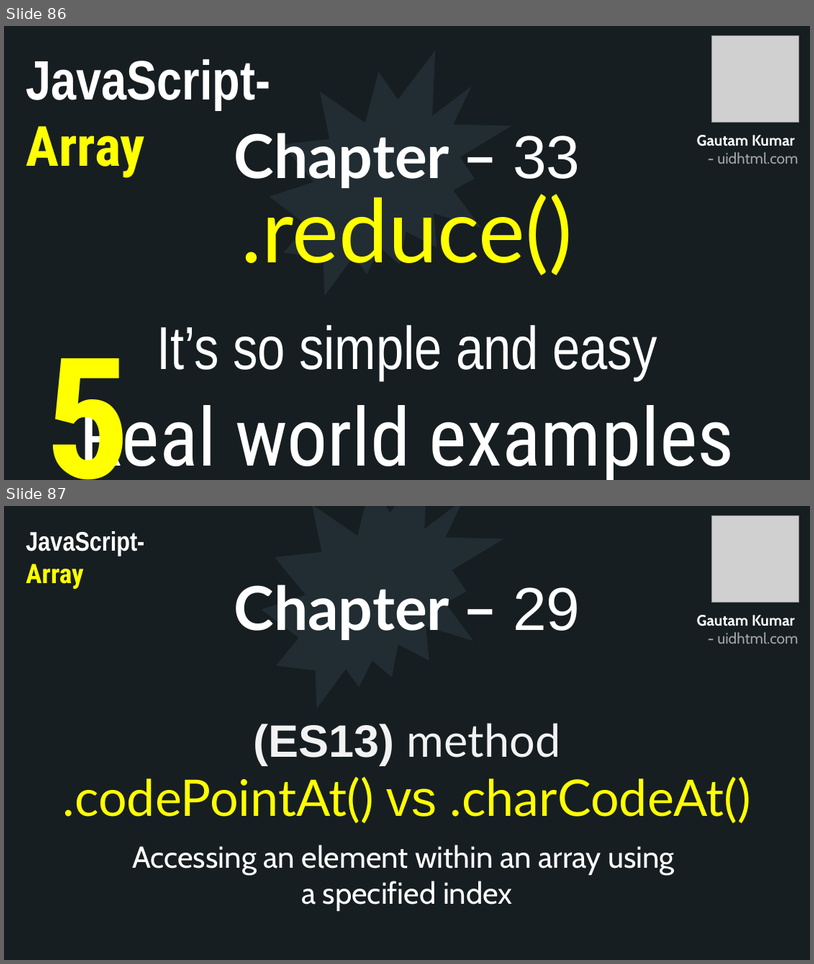
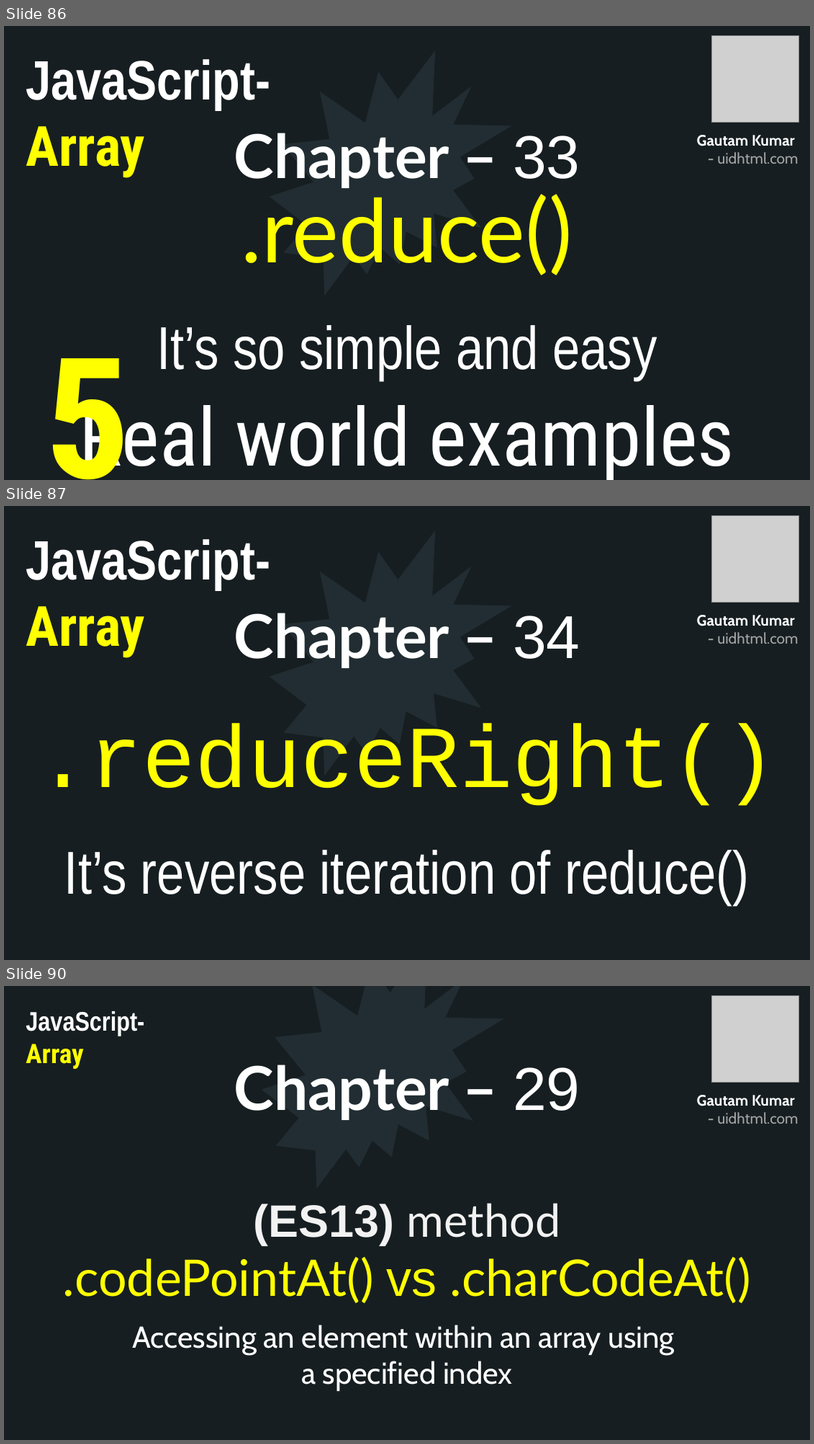
Before and after one commit to uidhtml/javascript-tutorials, a slide deck: Javascript Tutorials.pptx. Shown one above the other, each under a label of ours: slides 86 and 87 before the commit, slides 86, 87 and 90 after it; the slides between them are not shown. The pictures are 814x964 and 814x1444 pixels, drawn with LibreOffice and Linux fonts; fonts in the diff are those of the drawing; grey boxes stand for pictures. Boxes give left, top, right and bottom in pixels: in the first picture for what was removed or moved away, otherwise in the second. Text is boxed around its words. In the diff, an @@ line names an element or a change of style, - is before the commit and + after.

Commit message:
Added chapter 35

```diff
--- a/Javascript Tutorials.pptx
+++ b/Javascript Tutorials.pptx
@@ slide 87 added at (4, 506, 810, 960), background #2C3C43; not listed: 10 template elements that a slide beside it also shows @@
@@ rectangle added at (4, 506, 810, 960), fill #161E22 @@
@@ picture added at (712, 515, 800, 602) @@
@@ text added at (26, 539, 270, 658), 66 pt, text #FFFFFF, bold @@
+JavaScript- Array
@@ irregular seal added at (270, 530, 512, 775), fill #212D32 @@
@@ title added at (234, 613, 580, 668), 72 pt, text #FFFFFF, bold @@
+Chapter – 34
@@ text added at (697, 615, 798, 644), 18 pt, text #A6A6A6, bold @@
+Gautam Kumar
+- uidhtml.com
@@ text added at (36, 723, 777, 904), 72 pt, text #FFFFFF @@
+.reduceRight()
+It’s reverse iteration of reduce()
@@ what was slide 87 is now slide 90 @@
```
Also in this commit, not shown: 2 other slides added, 12 other files.
